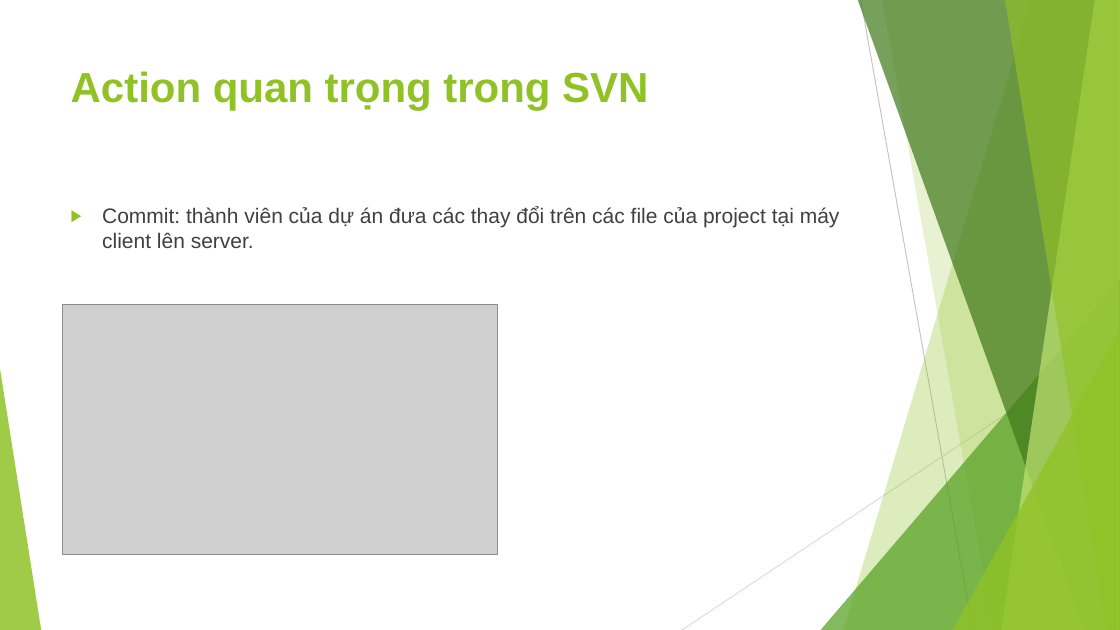
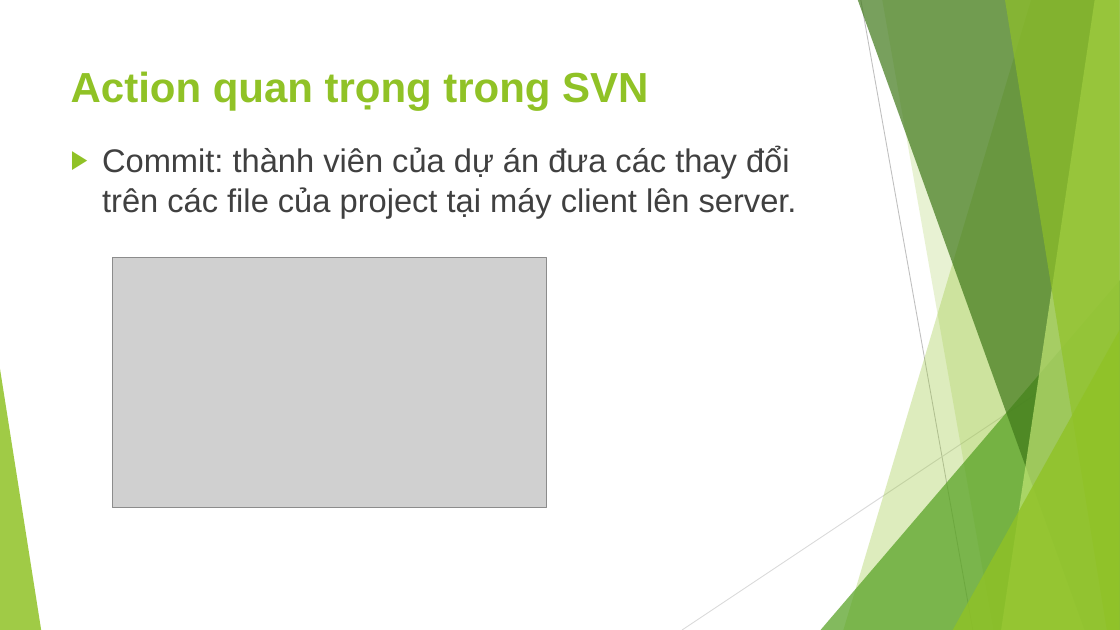
Before and after one commit to leqnam/pmbok-rnl, a slide deck: slide 24 of Bao-cao-QLDA/Nhom-6_SVN.pptx. Drawn at 1120x630 pixels with LibreOffice and Linux fonts; fonts in the diff are those of the drawing; grey boxes stand for pictures. Boxes give left, top, right and bottom in pixels: in the first picture for what was removed or moved away, otherwise in the second. Text is boxed around its words. In the diff, an @@ line names an element or a change of style, - is before the commit and + after.

```diff
--- a/Bao-cao-QLDA/Nhom-6_SVN.pptx
+++ b/Bao-cao-QLDA/Nhom-6_SVN.pptx
@@ text "Commit: thành viên của dự ...": place and size @@
-text "Commit: thành viên của dự ..." at (102, 207, 840, 248)
+text "Commit: thành viên của dự ..." at (102, 146, 797, 217)
@@ text "Commit: thành viên của dự ..." at (102, 146, 797, 217): size 18 to 28 pt @@
@@ picture: place and size @@
-picture at (62, 305, 497, 555)
+picture at (112, 257, 547, 507)
```
Also in this commit, not shown: 20 other slides changed.
